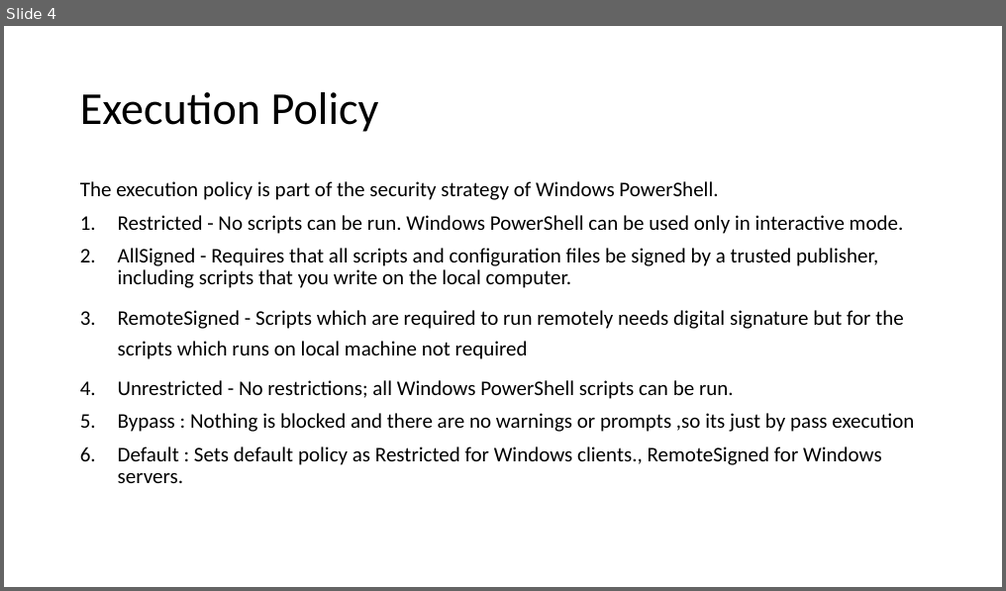
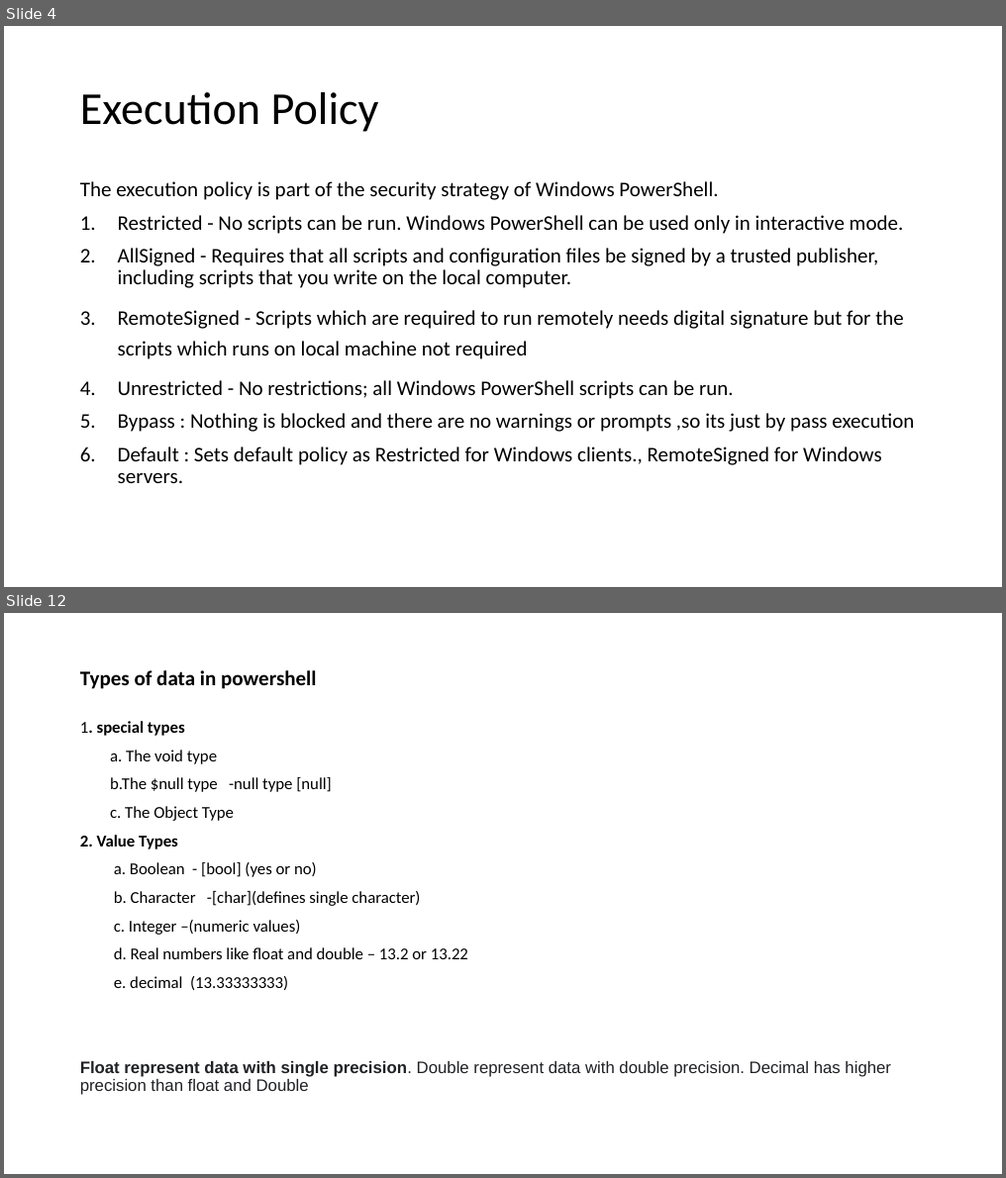
Before and after one commit to heshika/Batch1, a slide deck: Windows Powershell-day 1.pptx. Shown one above the other, each under a label of ours: slide 4 before the commit, slides 4 and 12 after it; the slides between them are not shown. The pictures are 1006x591 and 1006x1178 pixels, drawn with LibreOffice and Linux fonts; fonts in the diff are those of the drawing. Boxes give left, top, right and bottom in pixels: in the first picture for what was removed or moved away, otherwise in the second. Text is boxed around its words. In the diff, an @@ line names an element or a change of style, - is before the commit and + after.

Commit message:
day2 powershell class

```diff
--- a/Windows Powershell-day 1.pptx
+++ b/Windows Powershell-day 1.pptx
@@ slide 12 added at [4, 613, 1002, 1174], background #FFFFFF @@
@@ title added at [80, 670, 316, 689], 20 pt, text #000000, bold @@
+Types of data in powershell
@@ text added at [80, 721, 891, 1095], 16 pt, text #000000 @@
+1. special types
+a. The void type
+b.The $null type -null type [null]
+c. The Object Type
+2. Value Types
+a. Boolean - [bool] (yes or no)
+b. Character -[char](defines single character)
+c. Integer –(numeric values)
+d. Real numbers like float and double – 13.2 or 13.22
+e. decimal (13.33333333)
+Float represent data with single precision. Double represent data with double precision. Decimal has higher precision than float and Double
```
Also in this commit, not shown: 1 slide changed, 10 other slides added.
